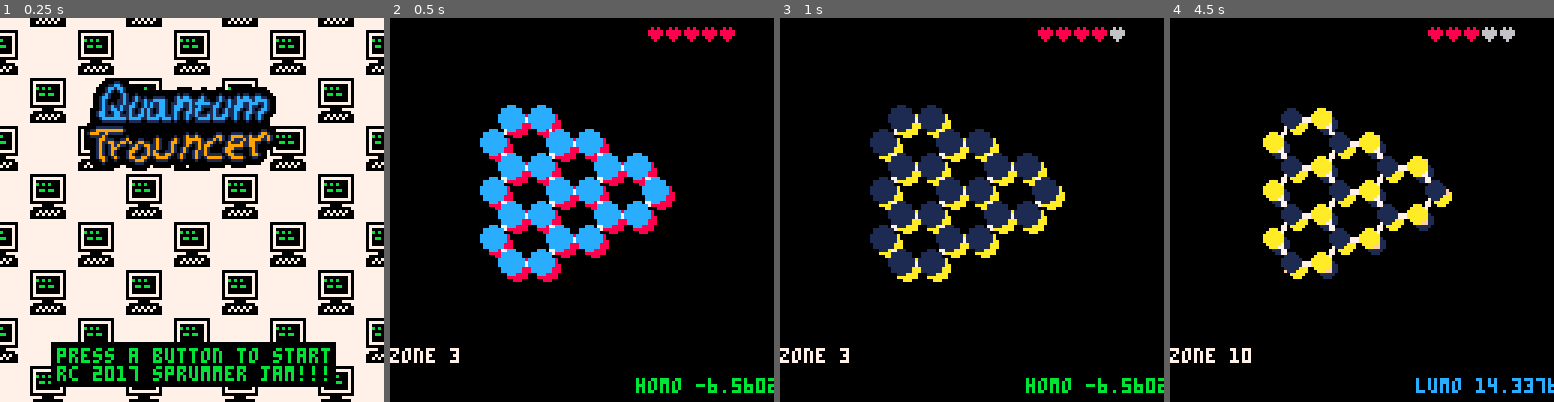
Above: before the commit, frames 1-4 (left to right).
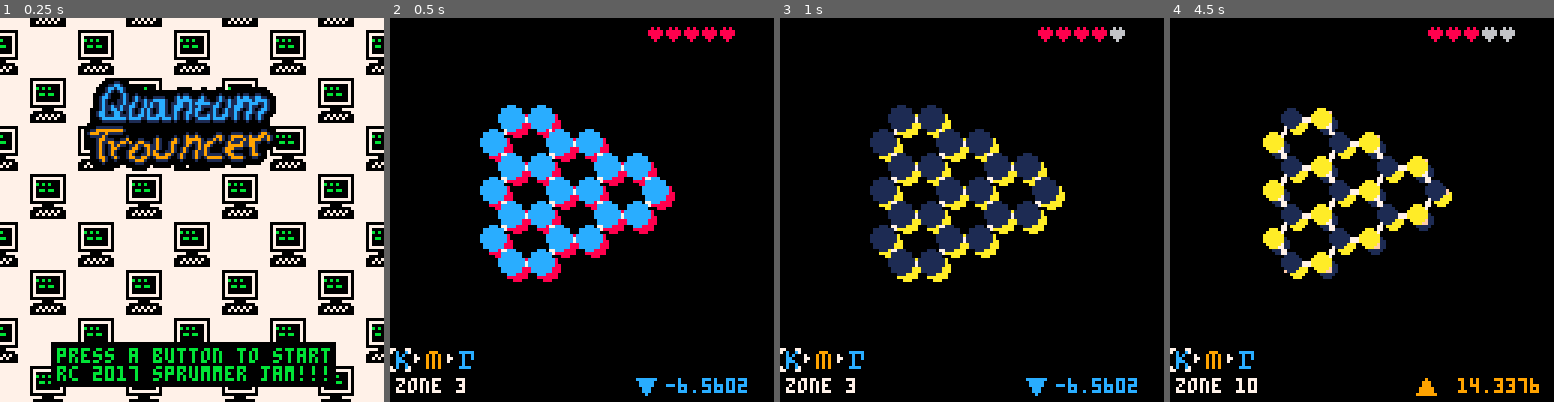
Above: after the commit, the same moments.

Repository: abehmiel/rc-gamejam
Game: PICO-8 cartridge quantum_trouncer.p8
Same seed, same stepped clock (60 frames per second), same inputs: the game is played once before the commit and once after it.
Inputs:
- Up to frame 1 (0.25 s): no input
- Up to frame 2 (0.5 s): tap X (X key) at 0.33 s
- Up to frame 3 (1 s): tap O (Z key) at 0.7 s
- Up to frame 4 (4.5 s): tap X (X key) at 1.07, 1.85, 2.97, 4.08 s; hold Right 1.6-2.1 s; tap O (Z key) every 0.4 s from 1.7 to 4.1 s; hold Up 2.15-2.42 s; hold Right 2.47-3.03 s; hold Left 3.08-3.58 s; hold Down 3.63-3.97 s; hold Right from 4.02 s (still down)

Frame 1 is identical in both runs. In frame 2, 1.7% of the frame differs, in the area x 0-100%, y 85-99%; in frame 3, 1.7%; in frame 4, 1.9%.

Commit message:
added faders, objective indicators, refactored a bit

Diff:
--- a/quantum_trouncer.p8
+++ b/quantum_trouncer.p8
@@ -60,6 +60,10 @@
   end
 end
 
+-- intro text
+--
+--intro_text{1: }
+
 -- menu-related functions
 --
 
@@ -79,6 +83,56 @@
 	end
 end
 
+function fade_scr(cl,i)
+ if (cl =="black") then
+ fadetable={
+ {0,0,0,0,0,0,0,0,0,0,0,0,0,0,0},
+ {1,1,1,1,1,1,1,0,0,0,0,0,0,0,0},
+ {2,2,2,2,2,2,1,1,1,0,0,0,0,0,0},
+ {3,3,3,3,3,3,1,1,1,0,0,0,0,0,0},
+ {4,4,4,2,2,2,2,2,1,1,0,0,0,0,0},
+ {5,5,5,5,5,1,1,1,1,1,0,0,0,0,0},
+ {6,6,13,13,13,13,5,5,5,5,1,1,1,0,0},
+ {7,6,6,6,6,13,13,13,5,5,5,1,1,0,0},
+ {8,8,8,8,2,2,2,2,2,2,0,0,0,0,0},
+ {9,9,9,4,4,4,4,4,4,5,5,0,0,0,0},
+ {10,10,9,9,9,4,4,4,5,5,5,5,0,0,0},
+ {11,11,11,3,3,3,3,3,3,3,0,0,0,0,0},
+ {12,12,12,12,12,3,3,1,1,1,1,1,1,0,0},
+ {13,13,13,5,5,5,5,1,1,1,1,1,0,0,0},
+ {14,14,14,13,4,4,2,2,2,2,2,1,1,0,0},
+ {15,15,6,13,13,13,5,5,5,5,5,1,1,0,0}
+ }
+ elseif (cl == "red") then
+ fadetable={
+ {0,0,0,0,0,2,2,2,2,2,2,8,8,8,8},
+ {1,1,1,2,2,2,2,2,2,2,2,8,8,8,8},
+ {2,2,2,2,2,2,2,2,8,8,8,8,8,8,8},
+ {3,3,5,5,5,5,5,2,2,2,4,4,8,8,8},
+ {4,4,4,4,4,4,4,4,8,8,8,8,8,8,8},
+ {5,5,2,2,2,2,2,4,4,4,8,8,8,8,8},
+ {6,6,6,14,14,14,14,14,14,14,8,8,8,8,8},
+ {7,7,15,15,15,14,14,14,14,14,14,8,8,8,8},
+ {8,8,8,8,8,8,8,8,8,8,8,8,8,8,8},
+ {9,9,9,9,9,9,9,4,8,8,8,8,8,8,8},
+ {10,10,10,9,9,9,9,9,9,4,8,8,8,8,8},
+ {11,11,11,3,5,5,5,5,4,4,4,4,4,8,8},
+ {12,12,12,13,13,13,13,13,13,13,2,8,8,8,8},
+ {13,13,13,13,13,13,4,4,4,8,8,8,8,8,8},
+ {14,14,14,14,14,14,14,8,8,8,8,8,8,8,8},
+ {15,15,15,14,14,14,14,14,14,14,8,8,8,8,8}
+ }
+ end
+ for c=0,15 do
+  if flr(i+1)>=16 then
+   pal(c,8,1)
+  else
+   pal(c,fadetable[c+1][flr(i+1)],1)
+  end
+ end
+end
+
+
 -- special functions
 --
 
@@ -100,14 +154,30 @@
 end
 
 function _draw()
- cls()
  if (state == "game") then
   draw_game()
  elseif (state == "menu") then
   draw_console()
  elseif (state == "end") then
   draw_gameover()
- end
+ elseif (state == "tutorial")
+  then draw_tutorial()
+ elseif (state == "inter")
+  then
+  fadepct = 0
+  draw_inter_gg()
+ end
+end
+
+function draw_inter_gg()
+ fadetime += 0.1
+ fade_scr("black",fadetime)
+ if (fadepct >= 16 and
+     pressing_button()) then
+  state = "game"
+  init_map()
+ end
+ draw_game()
 end
 
 --
@@ -170,6 +240,7 @@
  if (goals_1 == goals_2) then
   sfx(38)
   level += 1
+  state = "inter"
   initmap(level)
  end
 end
@@ -196,6 +267,8 @@
 end
 
 function end_game()
+ fadetime = 0
+ music(-1,0,1)
  state = "end"
 end
 
@@ -207,6 +280,7 @@
  pcm = 0
  pck = 0
  phase = 0
+ player.h = 5
  palt(0,true)
  wavef = {}
  nodes = {}
@@ -297,8 +371,7 @@
 
 function update_game()
  if player.h < 1 then
-  state= "end"
-  music(-1,0,1)
+  end_game()
  end
  check_buttons()
  adv_phase()
@@ -436,11 +509,14 @@
 
 function draw_game()
  cls()
- print_debug()
  draw_waves(5,1)
  draw_health()
  map(0,0,offs1,offs2,xxt,yxt)
  draw_waves(3,2)
+ print_debug()
+ for i=1,goals_2-1 do
+  print_objs(goals[i],i)
+ end
 end
 
 -- homo:
@@ -482,13 +558,51 @@
 end
 
 function draw_gameover()
- cls()
- print("game over",50,60,8)
+ if (fadetime <= 16) then
+  fade_scr("red",fadetime)
+  fadetime += 0.1
+ else
+  pal()
+  cls()
+  print("game over",50,60,8)
+ end
+end
+
+function print_objs(goal,thisgoal)
+  if (goals[thisgoal][1]
+     == true) then
+   pmod = 0
+  else
+   pmod = 1
+  end
+  if (goals[thisgoal][2]
+     >95) then
+   thisspr = 9
+  elseif (goals[thisgoal][3]
+     > 95) then
+   thisspr = 25
+  elseif (goals[thisgoal][4]
+     > 95) then
+   thisspr = 41
+  end
+  skip =11
+  spr(pmod+thisspr,
+      skip*(thisgoal-1),110)
+  if (thisgoal < goals_2-1) then
+   spr(11,skip*(thisgoal-1)+8,
+       110)
+  end
+  if (goals_1 > thisgoal) then
+   spr(58,skip*(thisgoal-1),110)
+  end
+ if (goals_1==thisgoal) then
+  spr(57,skip*(thisgoal-1),110)
+ end
 end
 
 function print_debug()
  print("zone "
- ..(sextant or 1),0, 110,7)
+ ..(sextant or 1),2, 120,7)
  --print("pcg "..(pcg or 1),0,100,11)
  --print("pcm "..(pcm or 0),44,100,11)
  --print("pck "..(pck or 0),88,100,11)
@@ -496,9 +610,15 @@
  --print(kxp,10,120,9)
  --print(kyp,44,120,10)
  if (player.eisl) then
-  print("lumo "..(player.en),82,120,12)
+  spr(16,82,120)
+  print(player.en,96,120,9)
  else
-  print("homo "..(player.en),82,120,11)
+  spr(32,82,120)
+  if (player.en < 0.00001) then
+   print(player.en,92,120,12)
+  else
+   print(player.en,96,120,12)
+  end
  end
 end
 
Not shown, changed: 28 lines of the sprite sheet (__gfx__) section of quantum_trouncer.p8
